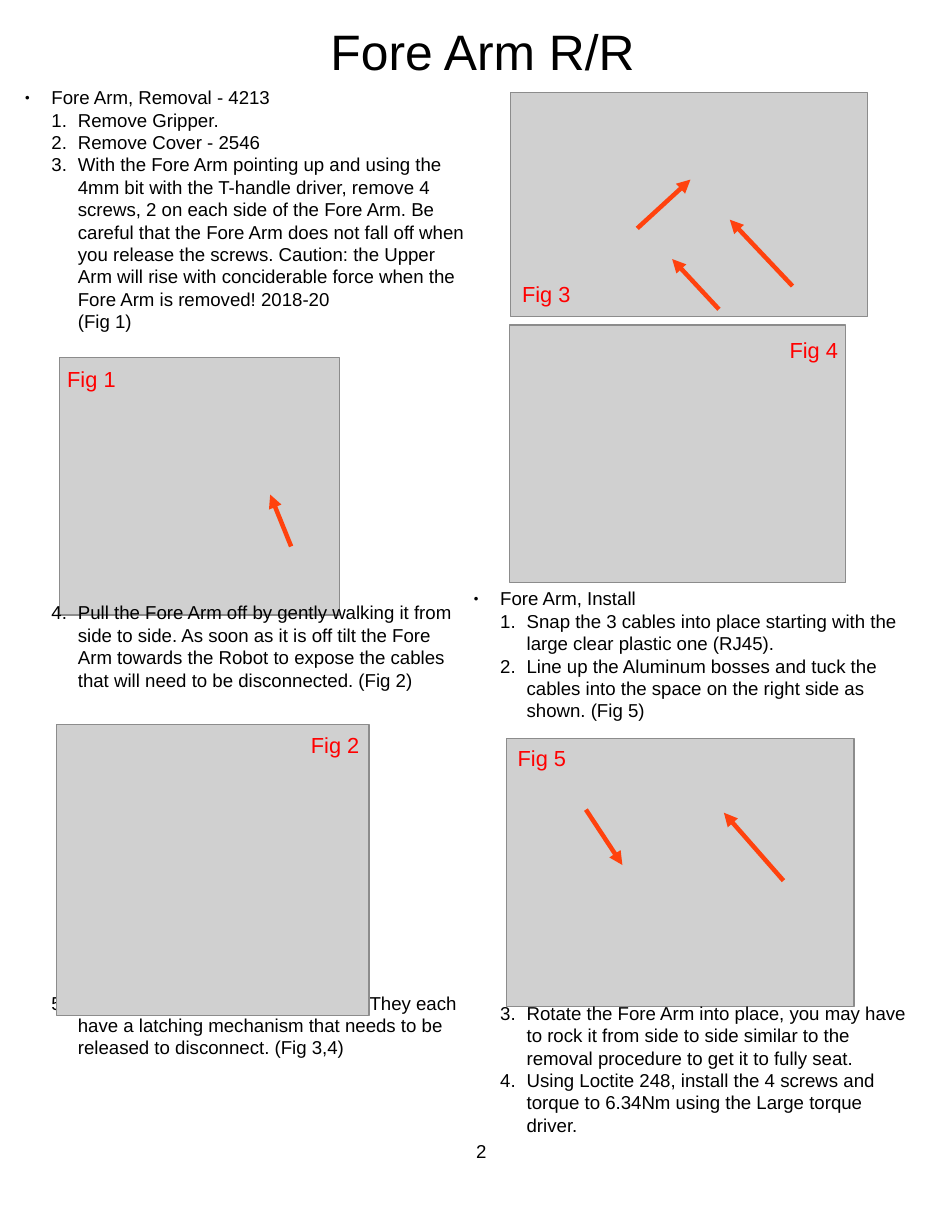
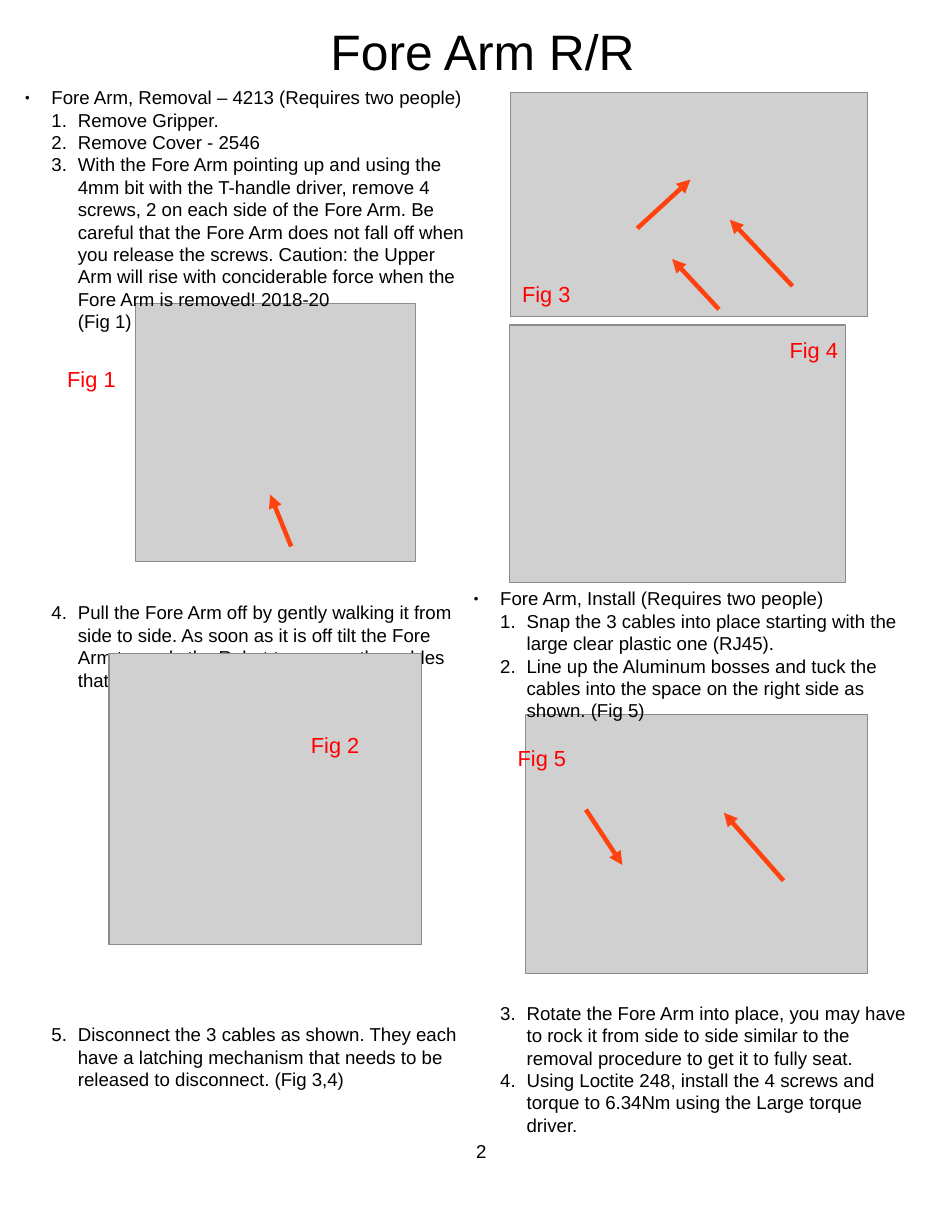
Before and after one commit to PR2/pr2_docs, a slide deck: slide 2 of PR2_remove_replace/docs/Toolkit Doc14 Fore Arm.odp. Drawn at 952x1232 pixels with LibreOffice and Linux fonts; fonts in the diff are those of the drawing; grey boxes stand for pictures; background and template pictures are left out. Boxes give left, top, right and bottom in pixels: in the first picture for what was removed or moved away, otherwise in the second. Text is boxed around its words. In the diff, an @@ line names an element or a change of style, - is before the commit and + after.

Commit message:
Two people required to R/R certain components

```diff
--- a/PR2_remove_replace/docs/Toolkit Doc14 Fore Arm.odp
+++ b/PR2_remove_replace/docs/Toolkit Doc14 Fore Arm.odp
@@ text at bbox=[51, 90, 461, 108]: text changed @@
-● Fore Arm, Removal - 4213
+● Fore Arm, Removal – 4213 (Requires two people)
@@ picture: place and size @@
-picture at bbox=[59, 357, 339, 615]
+picture at bbox=[136, 304, 416, 561]
@@ text at bbox=[500, 591, 823, 609]: text changed @@
-● Fore Arm, Install
+● Fore Arm, Install (Requires two people)
@@ picture: place and size @@
-picture at bbox=[56, 725, 368, 1016]
+picture at bbox=[109, 654, 421, 945]
@@ picture: place and size @@
-picture at bbox=[507, 738, 855, 1007]
+picture at bbox=[525, 715, 868, 974]
```
Also in this commit, not shown: 1 other slide changed, 1 other file.
